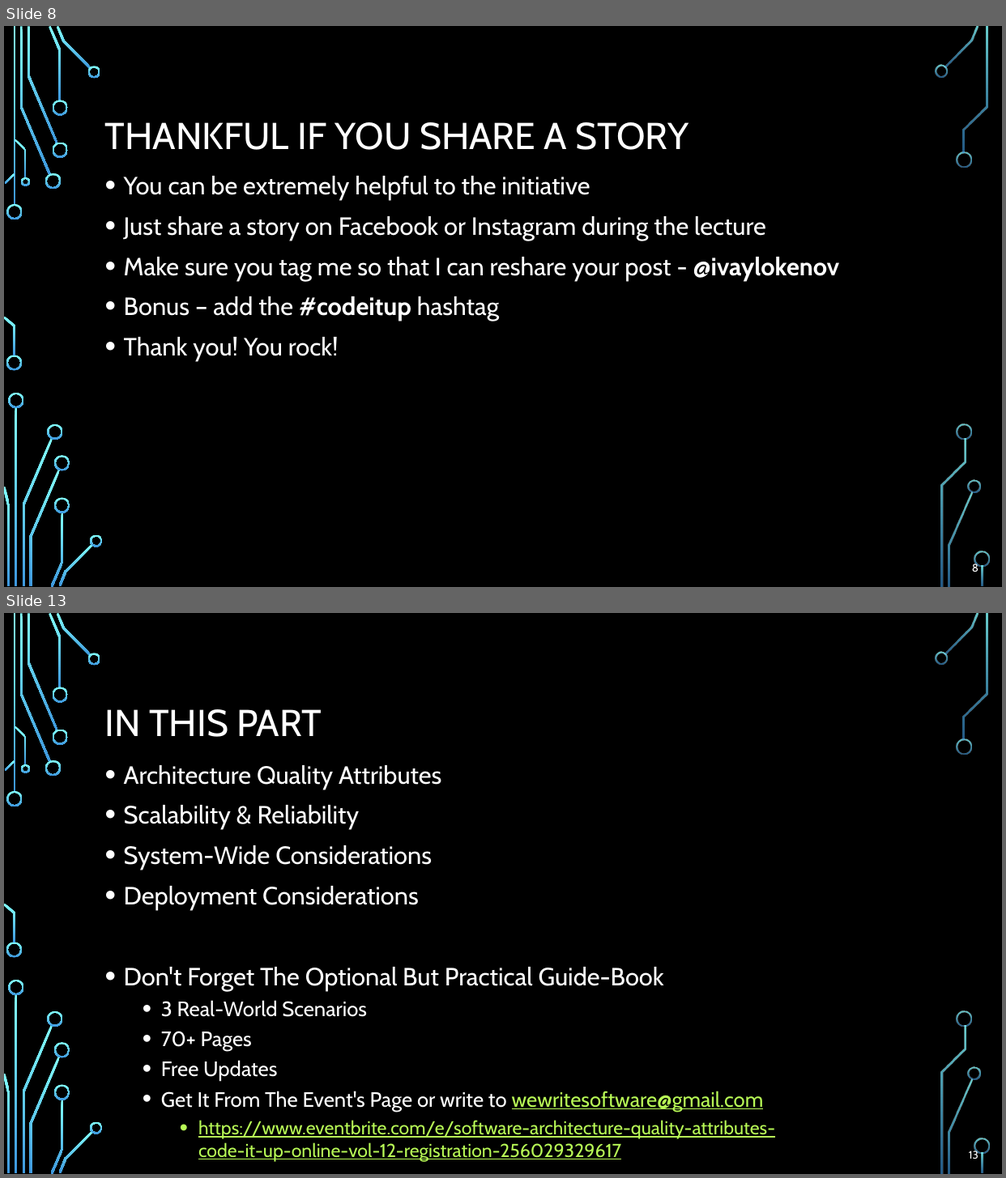
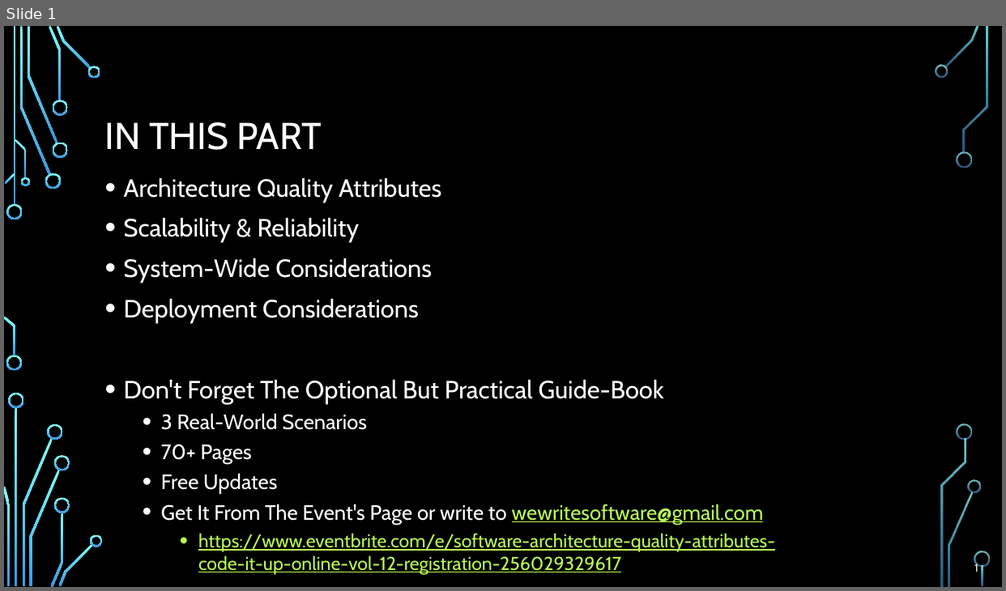
Before and after one commit to profjordanov/doctorate, a slide deck: resources/Software-Architecture-S/Presentation-Part4-Quality-Attributes-Considerations.pptx. Shown one above the other, each under a label of ours: slides 8 and 13 before the commit, slide 1 after it; the slides between them are not shown. The pictures are 1006x1178 and 1006x591 pixels, drawn with LibreOffice and Linux fonts; fonts in the diff are those of the drawing; background and template pictures are left out. Boxes give left, top, right and bottom in pixels: in the first picture for what was removed or moved away, otherwise in the second. Text is boxed around its words. In the diff, an @@ line names an element or a change of style, - is before the commit and + after.

```diff
--- a/resources/Software-Architecture-S/Presentation-Part4-Quality-Attributes-Considerations.pptx
+++ b/resources/Software-Architecture-S/Presentation-Part4-Quality-Attributes-Considerations.pptx
@@ slide 8 removed at (4, 26, 1002, 587), background picture (left out); not listed: 36 template elements that a slide beside it also shows @@
@@ title removed at (105, 122, 688, 150) @@
-THANKFUL IF YOU SHARE A STORY
@@ text removed at (124, 176, 839, 361) @@
-• You can be extremely helpful to the initiative
-• Just share a story on Facebook or Instagram during the lecture
-• Make sure you tag me so that I can reshare your post - @ivaylokenov
-• Bonus – add the #codeitup hashtag
-• Thank you! You rock!
@@ page number removed at (972, 563, 978, 572) @@
-8
@@ what was slide 13 is now slide 1 @@
@@ page number at (974, 563, 978, 572): text changed @@
-13
+1
```
Also in this commit, not shown: 22 other slides removed.
